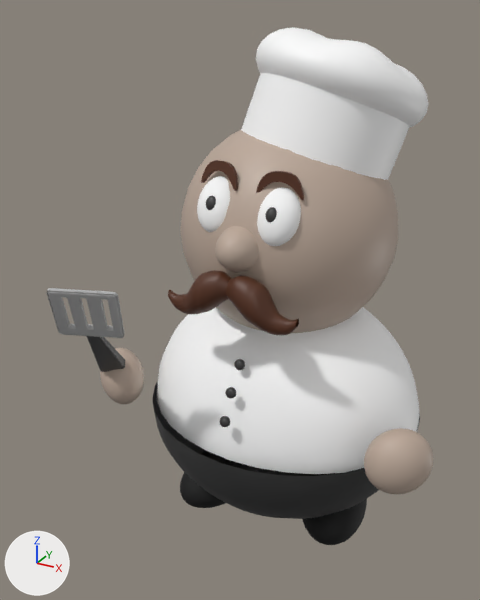
One commit to the FBX model Assets/Prefabs/NewChef.fbx: the scene before it, then after it.
Before and after are seen from a camera (50 mm lens) standing at (2.16, -4.75, 4.42) and looking at (-0.24, -0.39, 2.23). Every picture has the same lights, and +X, +Y and +Z are marked at lower left. Where no turn or scale is listed for an object, it has been applied to the vertices. Vertices at the same position are counted once.

Names of what the first picture shows: 'Body', 'Head', 'LeftShoe', 'RightHand', 'RightHand1', 'RightShoe', 'loftedSurface1', 'loftedSurface2', 'nurbsCylinder1', 'nurbsSphere16', 'nurbsSphere3', 'nurbsSphere5', 'nurbsSphere6', 'pCube2', 'pCube9'.
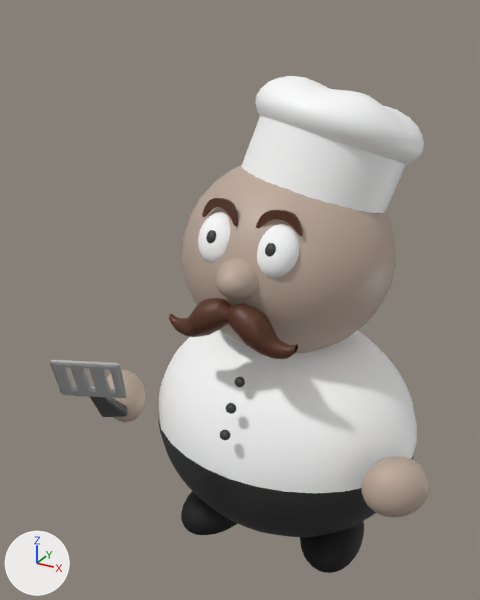
ob_chef is not drawn itself; it is the parent of ob_head, ob_eyes, ob_rightshoe, ob_body, ob_leftshoe, ob_moustache, ob_hat, ob_spatula.

Where the newer file only moved an object's origin or applied its transform, the numbers keep the older frame.

Location of each change, [x1, y1, x2, y2] in pixels of the pictures (480 x 600 px):
'Body', moved, rescaled: before [157, 307, 419, 474]; after [158, 330, 417, 493]
'Head', rescaled (7% shorter): before [181, 130, 398, 333]; after [182, 165, 396, 353]
'nurbsCylinder1', rescaled (9% shorter): before [241, 73, 410, 180]; after [241, 116, 406, 213]
'nurbsSphere3', rescaled (12% shorter): before [256, 27, 428, 128]; after [255, 76, 424, 165]
'nurbsSphere16', deleted (black): before [152, 381, 420, 519]
'LowerBody', added (black): after [158, 419, 416, 537]
'RightHand1', moved, rescaled (7% shorter): before [364, 428, 434, 495]; after [362, 456, 430, 518]
'pCube9', mesh rescaled (24% shorter): before [47, 288, 124, 338]; after [50, 360, 126, 398]
'loftedSurface1', rescaled (7% shorter): before [226, 275, 299, 335]; after [226, 303, 298, 359]
'LeftShoe', moved, rescaled: before [302, 473, 367, 545]; after [300, 521, 364, 573]
'nurbsSphere6', rescaled, reshaped (8% shorter): before [257, 187, 301, 246]; after [257, 224, 300, 278]
'loftedSurface2', rescaled (11% shorter): before [168, 270, 232, 314]; after [169, 298, 232, 337]
'Nose', rescaled (9% shorter): before [215, 226, 259, 272]; after [216, 258, 258, 300]
'RightShoe', rescaled, moved: before [180, 450, 259, 508]; after [181, 491, 237, 535]
'nurbsSphere5', reshaped, rescaled (9% shorter): before [197, 176, 230, 232]; after [198, 212, 230, 263]
'RightHand', moved, rescaled: before [100, 348, 144, 404]; after [107, 369, 145, 422]
'pCube2', mesh rescaled: before [87, 336, 126, 372]; after [90, 397, 127, 417]
'bevelPolygon2', rescaled (7% shorter): before [256, 171, 304, 200]; after [256, 210, 303, 237]
'bevelPolygon1', rescaled (9% shorter): before [201, 160, 238, 191]; after [202, 198, 238, 226]
'nurbsSphere12', rescaled (6% shorter): before [266, 207, 277, 222]; after [265, 243, 276, 257]
'nurbsSphere11', rescaled (7% shorter): before [206, 196, 216, 210]; after [206, 230, 216, 243]
'nurbsSphere14', rescaled (8% narrower, 8% shorter): before [225, 387, 236, 399]; after [226, 403, 236, 414]
'nurbsSphere15', rescaled: before [220, 416, 230, 427]; after [220, 430, 231, 440]
'nurbsSphere13', rescaled (8% shorter): before [234, 359, 245, 370]; after [234, 377, 245, 387]

The change, as a diff of the scene's bpy script:
```diff
--- a/Assets/Prefabs/NewChef.fbx.py
+++ b/Assets/Prefabs/NewChef.fbx.py
@@ mat_lambert11 @@
+mat_lambert11 = principled_material('lambert11')
+mat_lambert11.base_color = (0.025, 0.025, 0.025)  # black #2c2c2c
@@ me_mesh_002 @@
 me_mesh_002.from_pydata(...)  # 216 vertices, 218 faces; spans x -0.318..0.186, y -0.285..0.447, z -0.328..0.442
 # used by ob_pcube2; location = (-1.032, -1.206, 1.855)
+# me_mesh_002 part 1: the whole mesh is scaled about its middle by (1, 1, 0.92), then moved by (0.067, -0.112, -0.409)
 me_mesh_002.materials.append(mat_lambert10)
@@ me_mesh_003 @@
 me_mesh_003.from_pydata(...)  # 190 vertices, 240 faces; spans x -0.279..0.279, y -0.22..0.22, z -0.247..0.247
 # used by ob_pcube9; location = (-0.817, -1.557, 2.452)
+# me_mesh_003 part 2: the whole mesh is scaled about its middle by (1, 1, 0.92), then moved by (0.067, -0.112, -0.452)
 me_mesh_003.materials.append(mat_blinn3)
@@ me_mesh_021_1 @@
+me_mesh_021_1.from_pydata(...)  # 497 vertices, 960 faces; spans x -1.21..1.21, y -1.0..1.0, z -1.04..0.0
+me_mesh_021_1.materials.append(mat_lambert11)  # black #2c2c2c
@@ ob_rightshoe @@
 ob_rightshoe.parent = ob_chef
-ob_rightshoe.location = (-57.05, 21.17, 15.5)
+ob_rightshoe.location = (-57.05, -14.18, 15.5)
 ob_rightshoe.rotation_euler = (0.0553, -0.252, 0.0)  # degrees (3.2, -14, 0)
@@ ob_nurbssphere5 @@
-ob_nurbssphere5 = bpy.data.objects.new('nurbsSphere5', me_mesh_019)
+ob_nurbssphere5 = bpy.data.objects.new('nurbsSphere5', me_mesh_016)
 ob_nurbssphere5.parent = ob_eyes
@@ ob_nurbssphere16 @@
-ob_nurbssphere16 = bpy.data.objects.new('nurbsSphere16', me_mesh_012)
-ob_nurbssphere16.location = (0.0, 0.0, 1.189)
@@ ob_body @@
 ob_body = bpy.data.objects.new('Body', me_mesh_004)
-ob_body.parent = ob_chef
-ob_body.location = (0.0, 113.6, 0.0)
+ob_body.parent = ob_body_001
+ob_body.location = (0.0, 0.0, 0.0377)
 ob_body.rotation_euler = (-1.571, 0.0, 0.0)  # degrees (-90, 0, 0)
@@ ob_chef @@
 ob_chef.rotation_euler = (1.571, 0.0, 0.0)  # degrees (90, 0, 0)
-ob_chef.scale = (0.01, 0.01, 0.01)
+ob_chef.scale = (0.01, 0.0092, 0.01)
@@ ob_leftshoe @@
 ob_leftshoe.parent = ob_chef
-ob_leftshoe.location = (54.77, 19.71, -0.364)
+ob_leftshoe.location = (54.77, -14.72, -0.364)
 ob_leftshoe.rotation_euler = (0.0549, 0.225, 0.026)  # degrees (3.1, 13, 1.5)
@@ ob_righthand1 @@
 ob_righthand1.parent = ob_chef
-ob_righthand1.location = (132.0, 134.3, 53.53)
+ob_righthand1.location = (132.0, 121.6, 53.53)
 ob_righthand1.rotation_euler = (0.0, -0.895, 0.0)  # degrees (0, -51, 0)
@@ ob_nurbssphere6 @@
-ob_nurbssphere6 = bpy.data.objects.new('nurbsSphere6', me_mesh_018)
+ob_nurbssphere6 = bpy.data.objects.new('nurbsSphere6', me_mesh_015)
 ob_nurbssphere6.parent = ob_eyes
@@ ob_righthand @@
 ob_righthand.parent = ob_chef
-ob_righthand.location = (-160.0, 188.6, 280.1)
+ob_righthand.location = (-160.0, 178.7, 280.1)
 ob_righthand.rotation_euler = (0.0, 0.895, 0.0)  # degrees (0, 51, 0)
@@ ob_body_001 @@
+ob_body_001 = bpy.data.objects.new('Body.001', None)
+ob_body_001.parent = ob_chef
+ob_body_001.location = (0.0, 103.5, 0.0)
@@ ob_lowerbody @@
+ob_lowerbody = bpy.data.objects.new('LowerBody', me_mesh_021_1)
+ob_lowerbody.location = (0.0, 0.0, 0.952)
```
